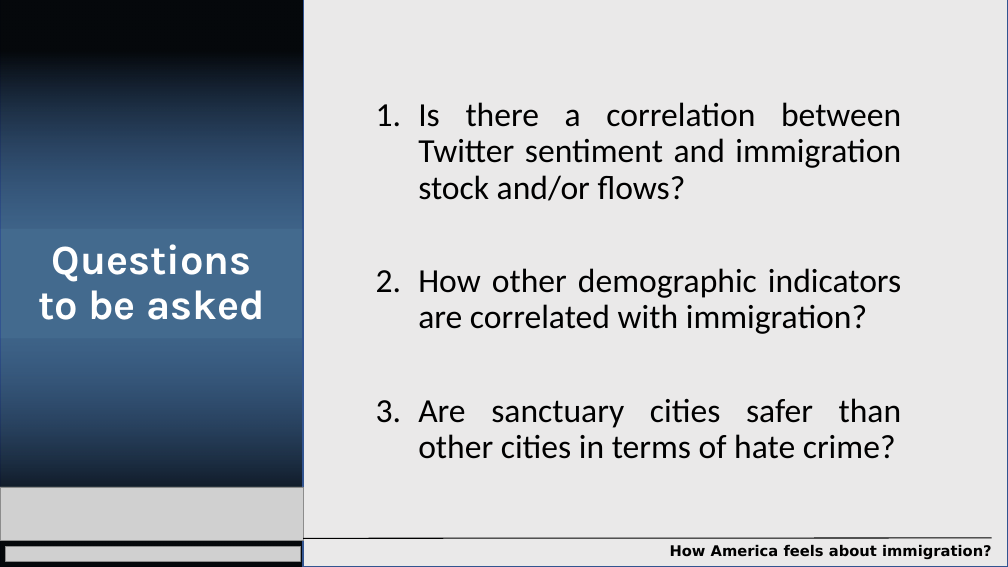
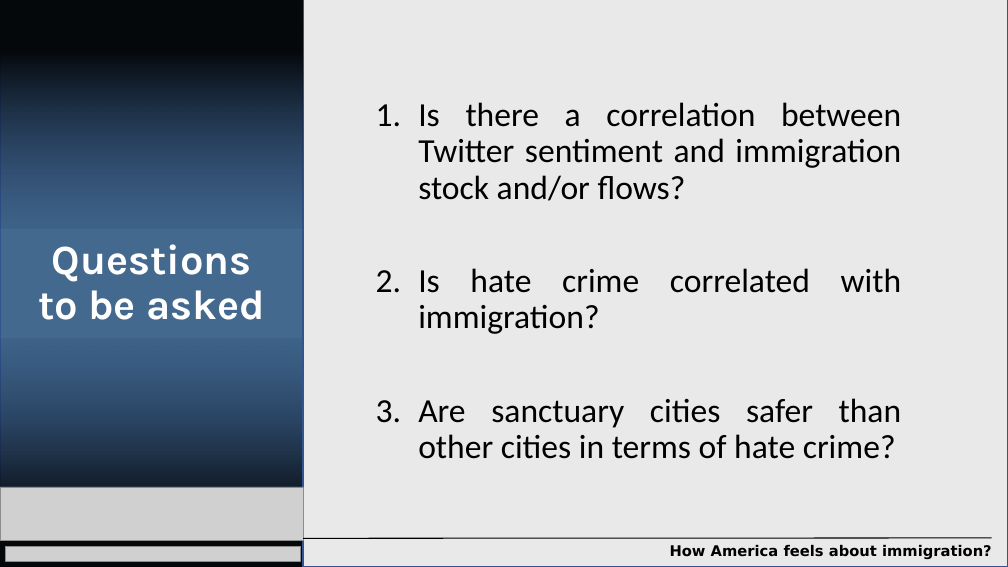
Before and after one commit to jmendiola84/Team_5, a slide deck: slide 2 of Project1-DataAnalytics.pptx. Drawn at 1008x567 pixels with LibreOffice and Linux fonts; fonts in the diff are those of the drawing; grey boxes stand for pictures; background and template pictures are left out. Boxes give left, top, right and bottom in pixels: in the first picture for what was removed or moved away, otherwise in the second. Text is boxed around its words. In the diff, an @@ line names an element or a change of style, - is before the commit and + after.

```diff
--- a/Project1-DataAnalytics.pptx
+++ b/Project1-DataAnalytics.pptx
@@ text at (x1=418, y1=268, x2=902, y2=334): text changed @@
-2. How other demographic indicators are correlated with immigration?
+2. Is hate crime correlated with immigration?
```
Also in this commit, not shown: 12 other slides changed, 7 slides added.
